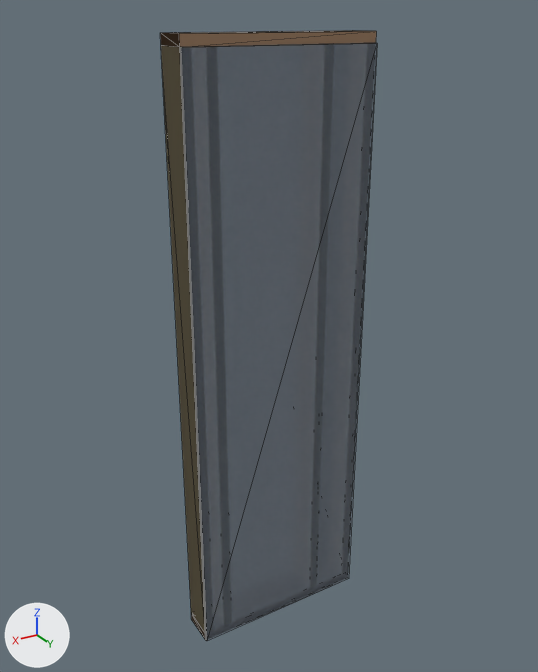
A saved change to the glTF model panels/EX17_GF.glb.
Rendered twice from a 50 mm lens placed at (1.38, 2.26, 1.24), pointed at (0.0, -0.04, 0.09). Arrows for +X, +Y and +Z are at lower left; the lights stay in place. The picture after the commit comes second. Mesh edges are drawn as thin lines. Vertices at exactly the same position are counted once.

The older version as bpy lines, for what is in view:
```python
me_ex17_gf = bpy.data.meshes.new('EX17 GF')
me_ex17_gf.from_pydata(...)  # 88 vertices, 132 faces, 132 loose edges; spans x -0.37..0.37, y -0.07..0.07, z -1.19..1.19
# faces by material slot: [12, 12, 12, 12, 24, 12, 12, 36]
me_ex17_gf.materials.append(mat_bottom_rail)  # brown #a28165
me_ex17_gf.materials.append(mat_top_rail)  # brown #a28165
me_ex17_gf.materials.append(mat_right_end_stud)  # beige #f6e5bc
me_ex17_gf.materials.append(mat_left_end_stud)  # beige #f6e5bc
me_ex17_gf.materials.append(mat_common_stud)  # beige #f6e5bc
me_ex17_gf.materials.append(mat_osb_external)  # grey #a2adbc
me_ex17_gf.materials.append(mat_junction_stud)  # beige #f6e5bc
me_ex17_gf.materials.append(mat_insulation)  # white #fceaea
ob_ex17_gf = bpy.data.objects.new('EX17 GF', me_ex17_gf)
ob_ex17_gf.location = (0.0, 0.0, 0.0)
```
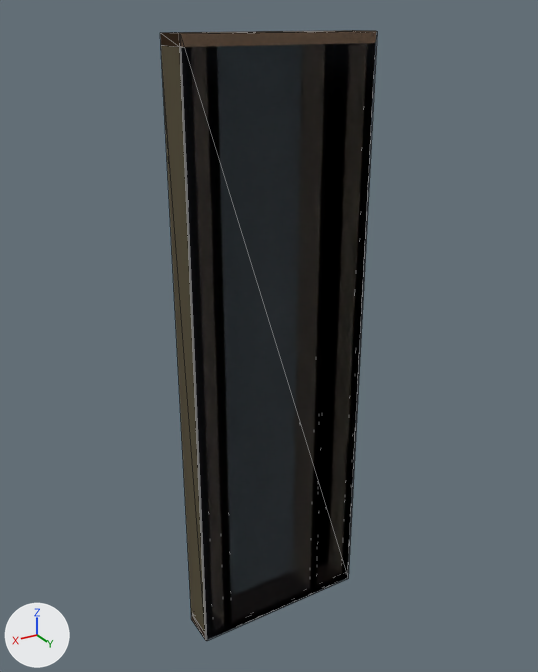
Boxes [x1, y1, x2, y2] around the edits, measured in the pictures (538 x 672 px; the box of a moved part takes in the faces that stretch with it):
'EX17 GF', reshaped: before [160, 30, 377, 641]; after [160, 30, 378, 641]
part 1 of me_ex17_gf, moved or reshaped: before [180, 43, 377, 641]; after [180, 31, 378, 641]

What changed in the scene script:
```text
Change me_ex17_gf:
    where me_ex17_gf.from_pydata(...)  # 88 vertices, 132 faces, 132 loose edges; spans x -0.37..0.37, y -0.07..0.07, z -1.19..1.19
    used by ob_ex17_gf; location = (0.0, 0.0, 0.0)
    me_ex17_gf part 1
    me_ex17_gf.vertices[41].co: (-0.37, 0.07, -1.19) -> (0.37, 0.07, -1.19)  # not seen -> pixel (207, 641)
    me_ex17_gf.vertices[42].co: (0.37, 0.07, -1.19) -> (0.37, 0.07, 1.19)  # pixel (206, 639) -> pixel (180, 34)
    me_ex17_gf.vertices[43].co: (0.37, 0.07, -1.19) -> (-0.37, 0.07, 1.19)  # pixel (207, 641) -> pixel (377, 31)
    me_ex17_gf.vertices[44].co: (0.37, 0.07, 1.15) -> (-0.37, 0.07, -1.19)  # pixel (180, 47) -> not seen
    me_ex17_gf.vertices[45].co: (0.37, 0.07, 1.15) -> (-0.37, 0.07, 1.19)  # pixel (181, 47) -> pixel (376, 31)
    me_ex17_gf.vertices[46].co: (-0.37, 0.07, 1.15) -> (0.37, 0.07, 1.19)  # pixel (375, 43) -> pixel (179, 34)
    me_ex17_gf.vertices[47].co: (-0.37, 0.07, 1.15) -> (0.37, 0.07, -1.19)  # pixel (377, 43) -> pixel (206, 639)
```
